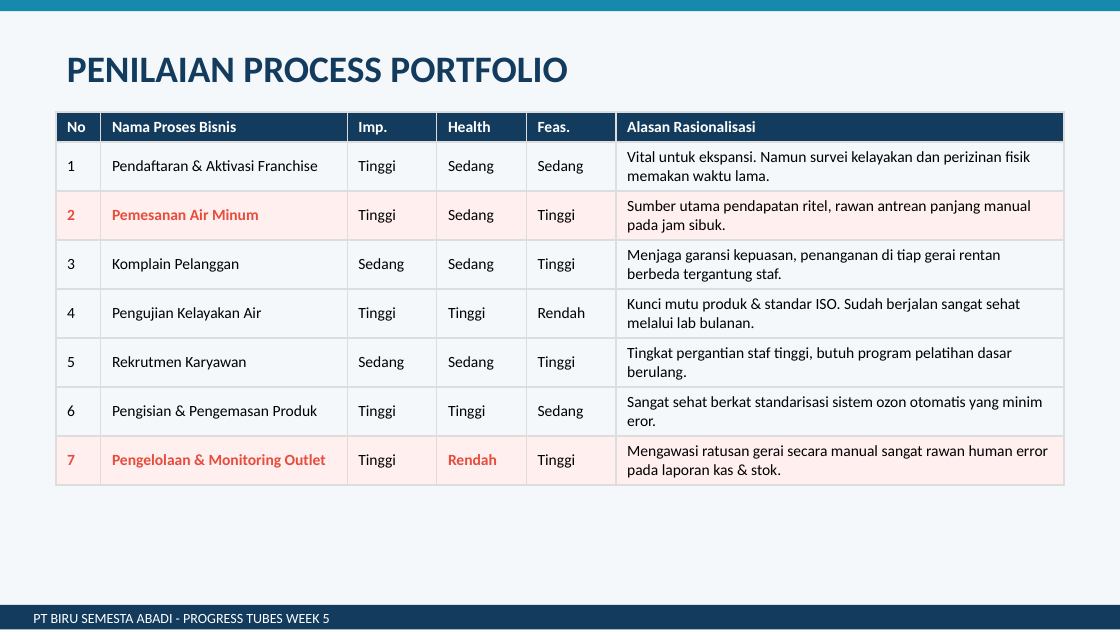
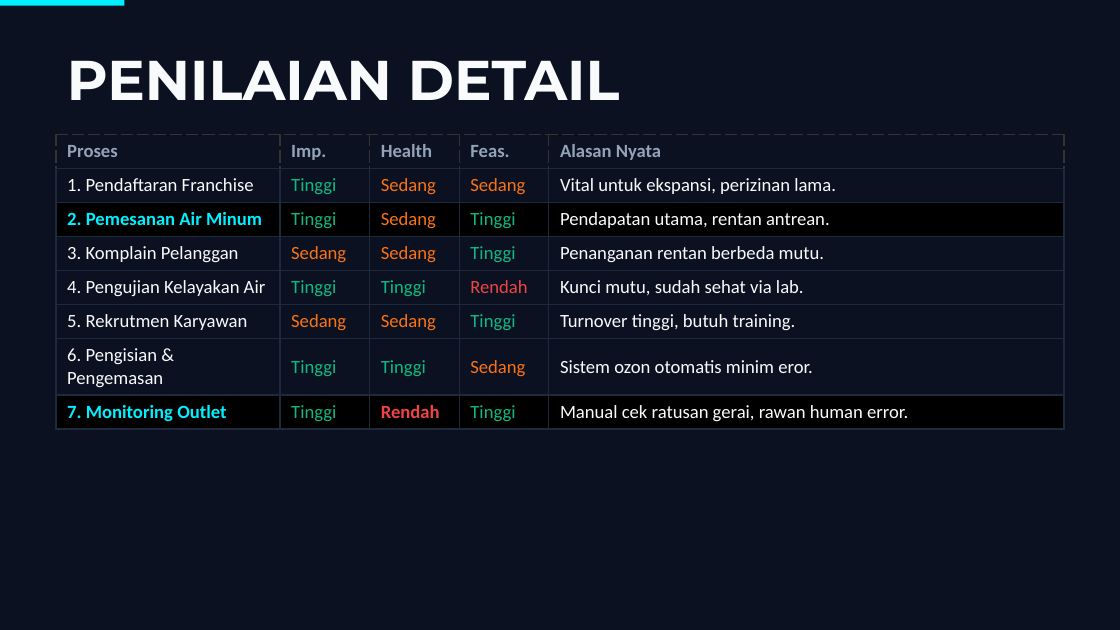
Before and after one commit to jiqq-doy/PPB, a slide deck: slide 6 of Presentasi_Biru_Semesta_Abadi.pptx. Drawn at 1120x630 pixels with LibreOffice and Linux fonts; fonts in the diff are those of the drawing. Boxes give left, top, right and bottom in pixels: in the first picture for what was removed or moved away, otherwise in the second. Text is boxed around its words. In the diff, an @@ line names an element or a change of style, - is before the commit and + after.

Commit message:
Update PPTX file to match Dark Mode aesthetic and new content layout

```diff
--- a/Presentasi_Biru_Semesta_Abadi.pptx
+++ b/Presentasi_Biru_Semesta_Abadi.pptx
@@ background #F4F8FB to #0B1120 @@
@@ rectangle removed at (0,0,1120,11) @@
@@ rectangle added at (0,0,124,6), fill #00F0FF @@
@@ text at (67,60,620,100): text changed; size 24 to 36 pt; font Calibri to Montserrat; text colour #123B5D to #F8FAFC @@
-PENILAIAN PROCESS PORTFOLIO
+PENILAIAN DETAIL
@@ table at (56,134,1064,426) @@
-column 1: No | 1 | 2 | 3 | 4 | 5 | 6 | 7
-column 2: Nama Proses Bisnis | Pendaftaran & Aktivasi Franchise | Pemesanan Air Minum | Komplain Pelanggan | Pengujian Kelayakan Air | Rekrutmen Karyawan | Pengisian & Pengemasan Produk | Pengelolaan & Monitoring Outlet
+column 1: Proses | 1. Pendaftaran Franchise | 2. Pemesanan Air Minum | 3. Komplain Pelanggan | 4. Pengujian Kelayakan Air | 5. Rekrutmen Karyawan | 6. Pengisian & Pengemasan | 7. Monitoring Outlet
-column 6: Alasan Rasionalisasi | Vital untuk ekspansi. Namun survei kelayakan dan perizinan fisik memakan waktu lama. | Sumber utama pendapatan ritel, rawan antrean panjang manual pada jam sibuk. | Menjaga garansi kepuasan, penanganan di tiap gerai rentan berbeda tergantung staf. | Kunci mutu produk & standar ISO. Sudah berjalan sangat sehat melalui lab bulanan. | Tingkat pergantian staf tinggi, butuh program pelatihan dasar berulang. | Sangat sehat berkat standarisasi sistem ozon otomatis yang minim eror. | Mengawasi ratusan gerai secara manual sangat rawan human error pada laporan kas & stok.
+column 5: Alasan Nyata | Vital untuk ekspansi, perizinan lama. | Pendapatan utama, rentan antrean. | Penanganan rentan berbeda mutu. | Kunci mutu, sudah sehat via lab. | Turnover tinggi, butuh training. | Sistem ozon otomatis minim eror. | Manual cek ratusan gerai, rawan human error.
@@ table: place and size @@
-table at (56,112,1064,482)
+table at (56,134,1064,426)
@@ rectangle removed at (0,605,1120,629) @@
@@ text removed at (33,614,330,623) @@
-PT BIRU SEMESTA ABADI - PROGRESS TUBES WEEK 5
```
Also in this commit, not shown: 7 other slides changed, 1 slide added, 1 slide removed, 1 other file.
